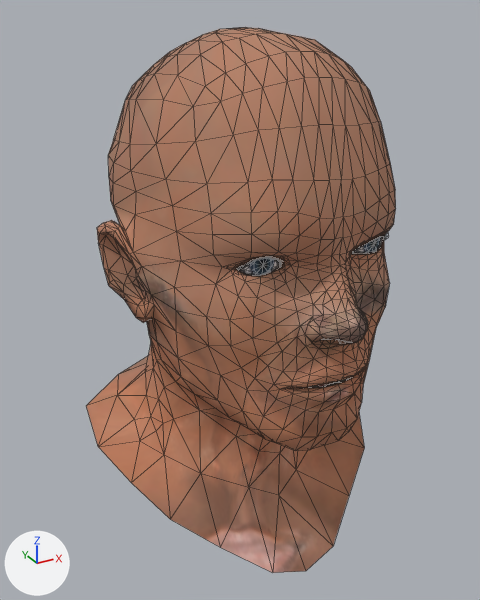
Before and after pictures for a commit that changed the COLLADA model modules/world/avatarbaseart/art/assets/models/collada/Heads/MaleHead/blackHead.dae.
The view is the same before and after, from a 50 mm camera at (-0.00224, -0.00409, 0.01926) aimed at (-0.00007, -0.00015, 0.01729). The lights are fixed; the arrows at lower left show +X, +Y and +Z. Mesh edges are drawn as thin lines. Where no turn or scale is listed for an object, it has been applied to the vertices.

Script lines for the objects in view, before the commit:
```python
me_blackheadshape = bpy.data.meshes.new('blackheadShape')
me_blackheadshape.from_pydata(...)  # 1091 vertices, 2132 faces; spans x -0.00117..0.00117, y -0.00144..0.00105, z 0.01541..0.01915
# faces by material slot: [2036, 96]
me_blackheadshape.materials.append(mat_blackguy1)  # picture img_blackguycolor_png
me_blackheadshape.materials.append(mat_eyeshadow)  # picture img_eyeshadow_png
ob_blackhead = bpy.data.objects.new('blackhead', me_blackheadshape)
ob_blackhead.location = (0.0, 0.0, 0.0)
```
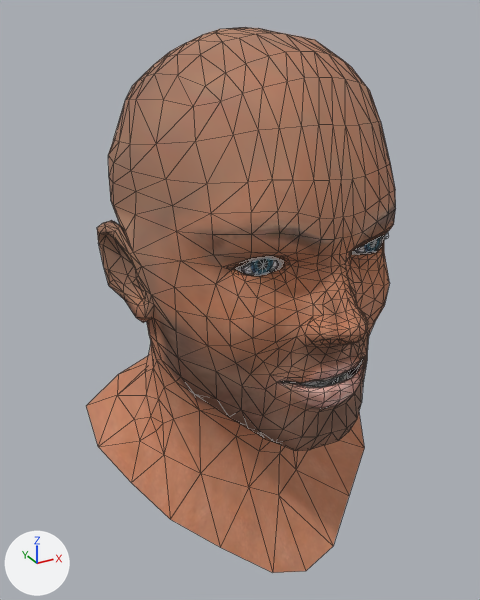
Pixel boxes (x1, y1, x2, y2) of what changed, in the pictures (480 x 600 px; the box of a moved part takes in the faces that stretch with it):
part 1 of me_blackheadshape, moved or reshaped
    before: (178, 283, 390, 430)
    after: (178, 287, 389, 430)
part 2 of me_blackheadshape, surface changed
    both: (95, 35, 396, 573)

What the commit changed:
me_blackheadshape has 1091 vertices, 2132 faces and spans x -0.00117..0.00117, y -0.00144..0.00105, z 0.01541..0.01915.
me_blackheadshape is used by ob_blackhead; location (0.0, 0.0, 0.0).
me_blackheadshape part 1: 136 of 1091 vertices moved; they spanned x -0.00058..0.00059, y -0.00133..-0.00052, z 0.01691..0.01745 and now span x -0.00058..0.00059, y -0.00127..-0.0005, z 0.01691..0.01745; mean shift (0.0, 0.00004, 0.00001); largest move (-0.00028, -0.00119, 0.0172) -> (-0.00027, -0.00113, 0.01723).
me_blackheadshape part 2: 2096 kept faces spanning x -0.00117..0.00117, y -0.00144..0.00105, z 0.01541..0.01915 get new texture (UV) coordinates.
